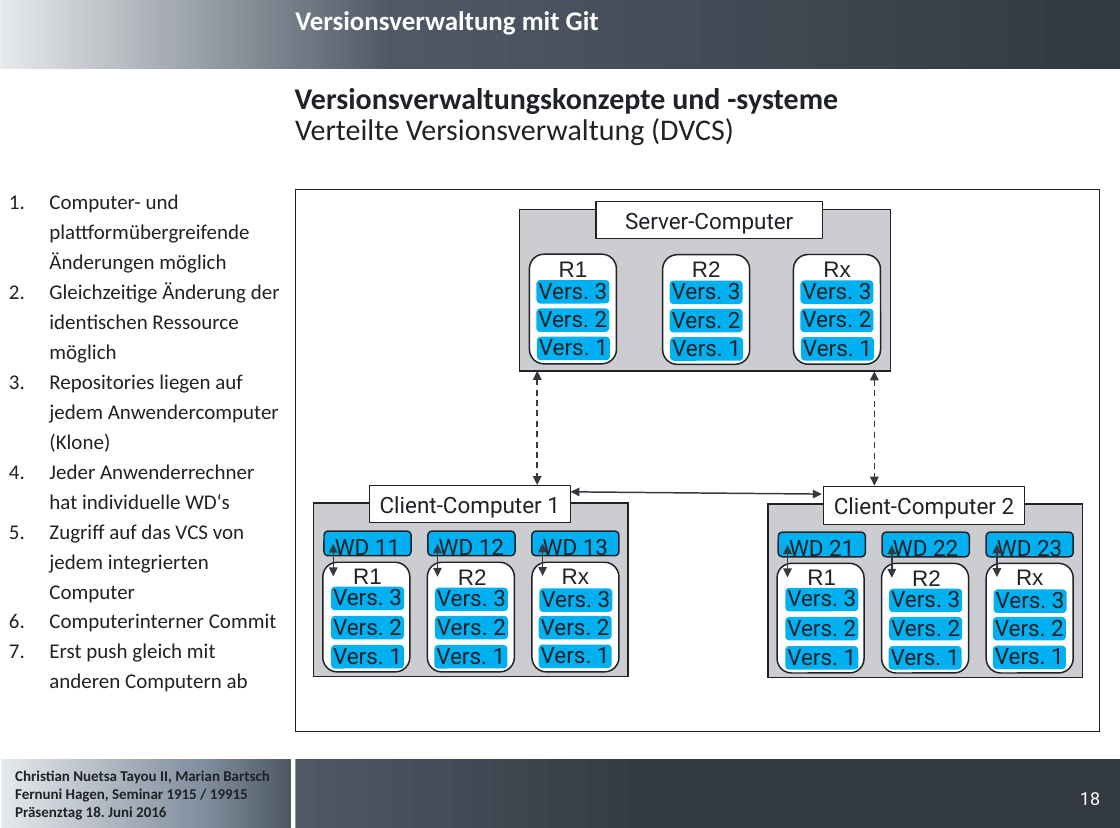
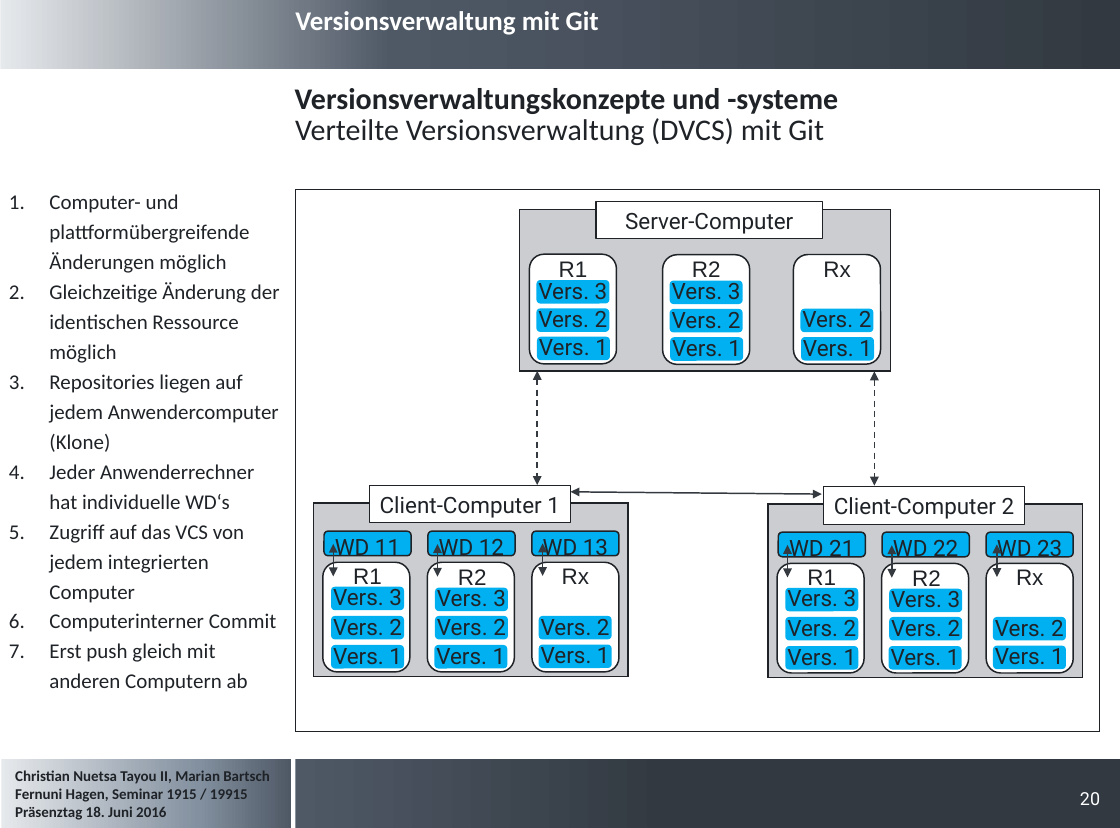
Before and after one commit to cristallin/git-project-seminar, a slide deck: slide 20 of Präsentation_Seminararbeit.pptx (slide 18 before the commit). Drawn at 1120x828 pixels with LibreOffice and Linux fonts; fonts in the diff are those of the drawing; background and template pictures are left out. Boxes give left, top, right and bottom in pixels: in the first picture for what was removed or moved away, otherwise in the second. Text is boxed around its words. In the diff, an @@ line names an element or a change of style, - is before the commit and + after.

```diff
--- a/Präsentation_Seminararbeit.pptx
+++ b/Präsentation_Seminararbeit.pptx
@@ text at (295, 118, 824, 145): text changed @@
-Verteilte Versionsverwaltung (DVCS)
+Verteilte Versionsverwaltung (DVCS) mit Git
@@ rounded rectangle removed at (801, 280, 874, 304) @@
-Vers. 3
@@ rounded rectangle removed at (539, 589, 612, 612) @@
-Vers. 3
@@ rounded rectangle removed at (994, 590, 1067, 613) @@
-Vers. 3
@@ page number at (1080, 792, 1100, 805): text changed @@
-18
+20
```
Also in this commit, not shown: 19 other slides changed, 4 slides added, 5 slides removed.
